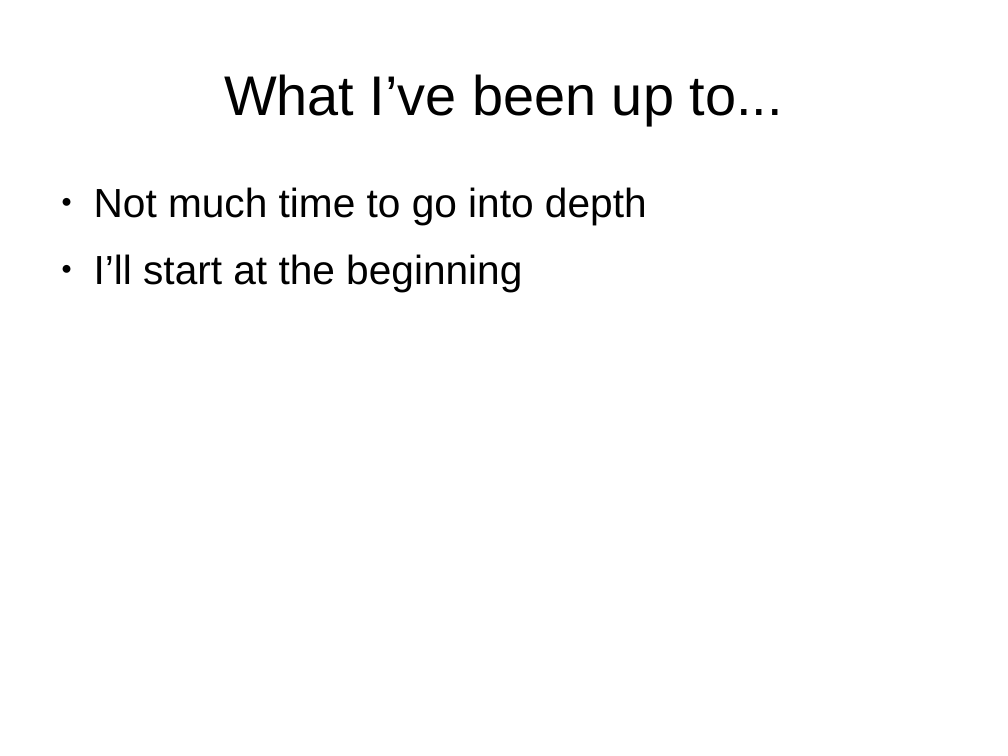
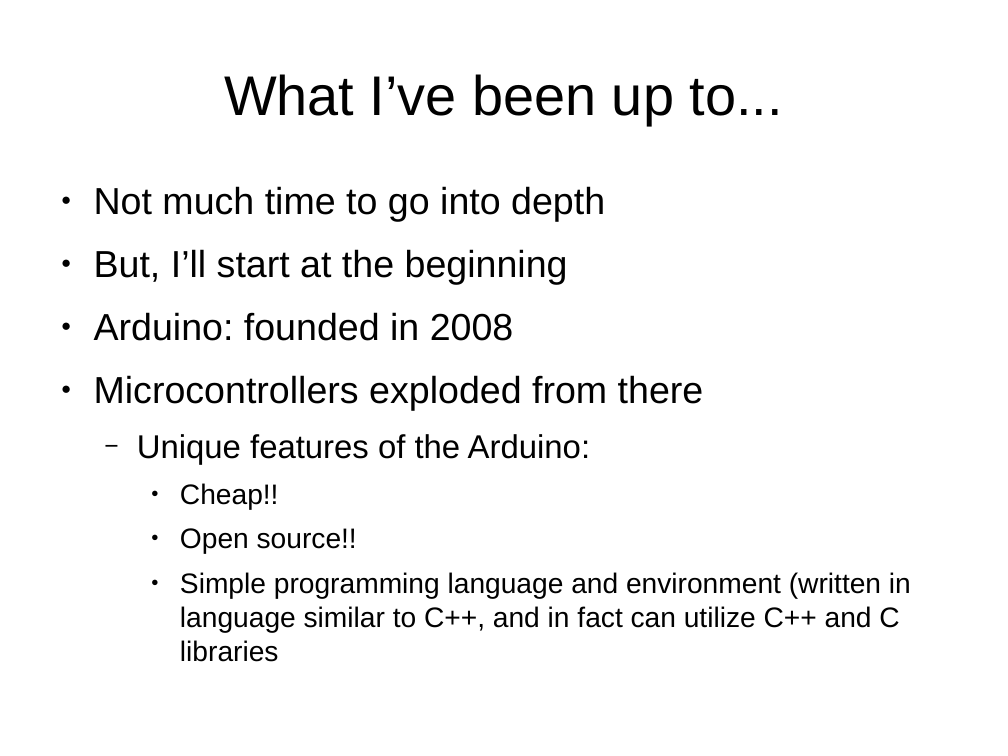
Before and after one commit to mfromano/micro-control, a slide deck: slide 1 of Schematics/figures_for_presentation_friday.odp. Drawn at 1008x756 pixels with LibreOffice and Linux fonts; fonts in the diff are those of the drawing. Boxes give left, top, right and bottom in pixels: in the first picture for what was removed or moved away, otherwise in the second. Text is boxed around its words. In the diff, an @@ line names an element or a change of style, - is before the commit and + after.

```diff
--- a/Schematics/figures_for_presentation_friday.odp
+++ b/Schematics/figures_for_presentation_friday.odp
@@ text at bbox=[94, 186, 605, 221]: size 32 to 29.6 pt in "Not much time to go into depth" @@
@@ text at bbox=[94, 249, 911, 632]: text changed; size 32 to 22.2 pt @@
-● I’ll start at the beginning
+● But, I’ll start at the beginning
+● Arduino: founded in 2008
+● Microcontrollers exploded from there
+  − Unique features of the Arduino:
+    ● Cheap!!
+    ● Open source!!
+    ● Simple programming language and environment (written in language similar to C++, and in fact can utilize C++ and C libraries
```
Also in this commit, not shown: 4 other slides changed, 6 slides added, 1 slide removed, 4 other files.
